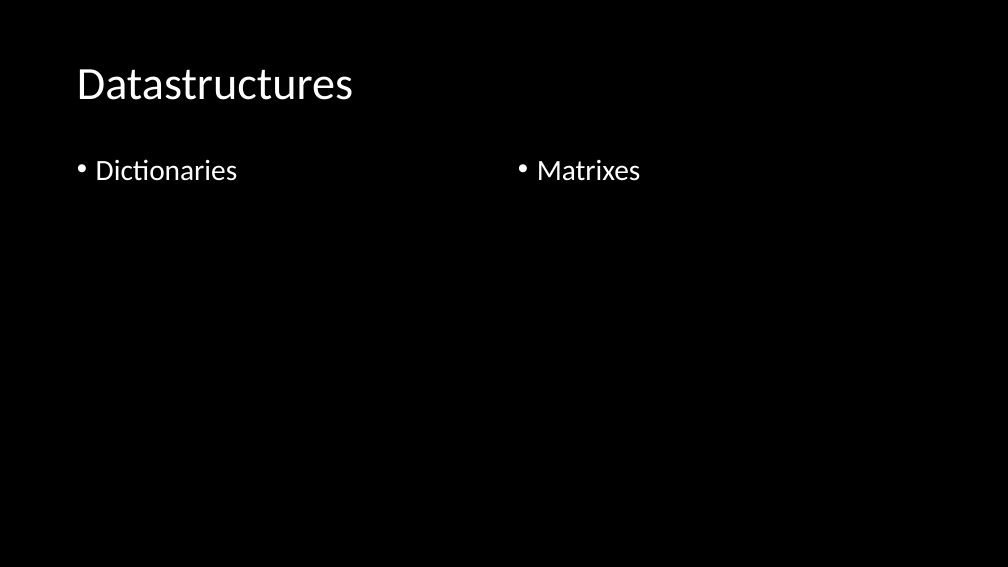
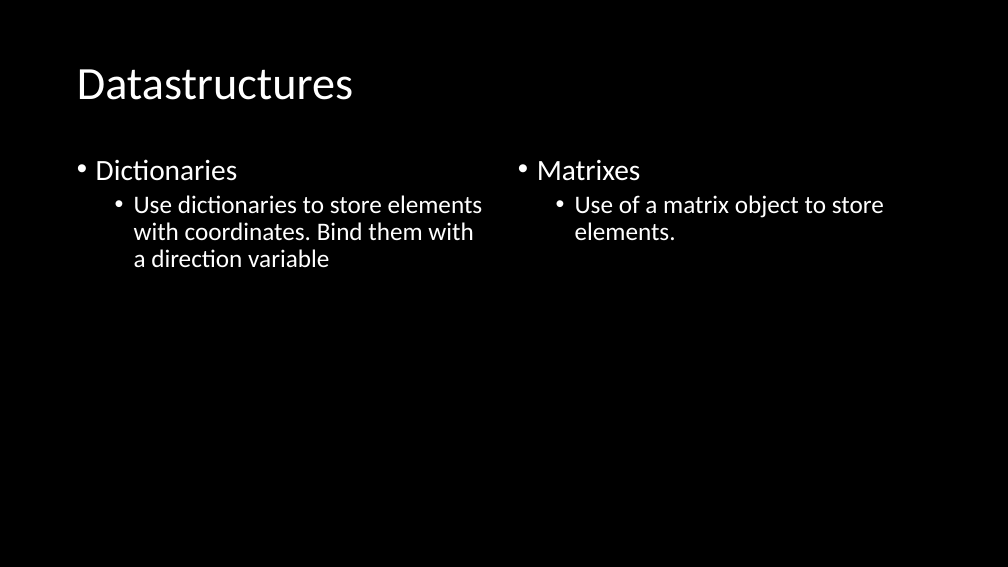
Before and after one commit to Loek21/Protein-Pow-d-er, a slide deck: slide 3 of Documentation/PPP, Week 1, Meeting 2.pptx. Drawn at 1008x567 pixels with LibreOffice and Linux fonts; fonts in the diff are those of the drawing. Boxes give left, top, right and bottom in pixels: in the first picture for what was removed or moved away, otherwise in the second. Text is boxed around its words. In the diff, an @@ line names an element or a change of style, - is before the commit and + after.

```diff
--- a/Documentation/PPP, Week 1, Meeting 2.pptx
+++ b/Documentation/PPP, Week 1, Meeting 2.pptx
@@ text at (134,195,483,268): paragraph added @@
+  • Use dictionaries to store elements with coordinates. Bind them with a direction variable
@@ text at (575,195,884,240): paragraph added @@
+  • Use of a matrix object to store elements.
```
Also in this commit, not shown: 2 other slides changed, 1 other file.
